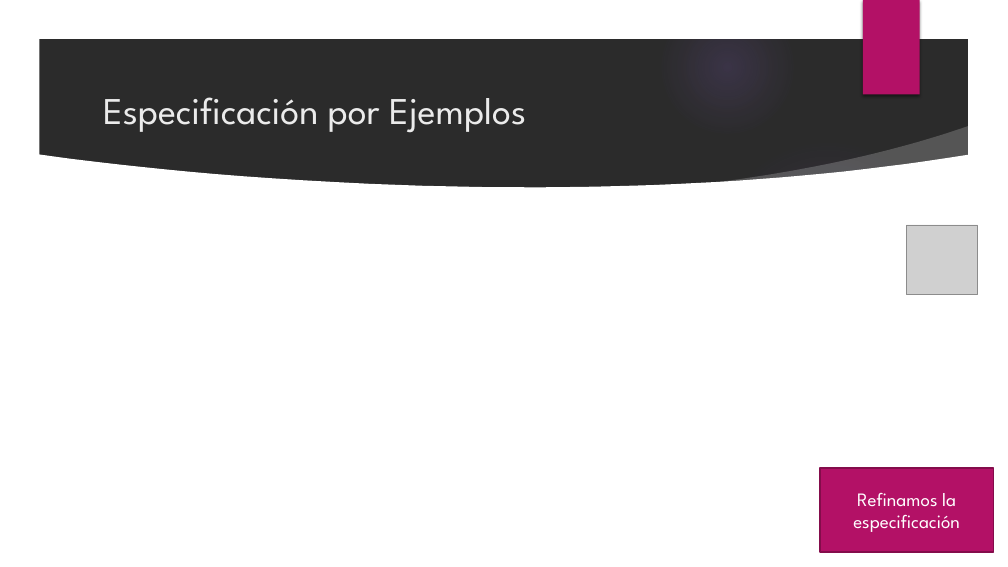
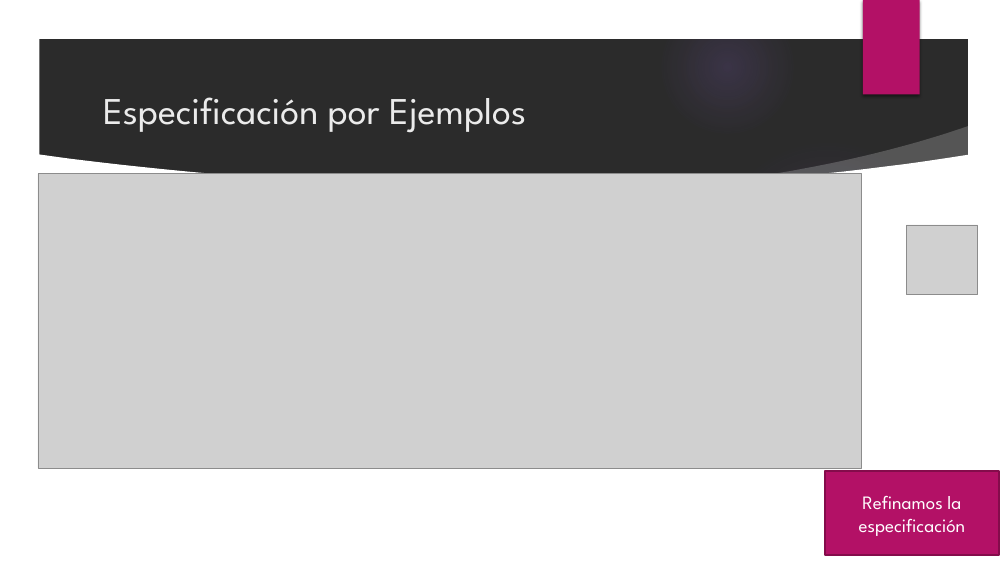
Before and after one commit to oscarcenteno/charla-especificacion-por-ejemplos, a slide deck: slide 12 of Especificacion por Ejemplos.pptx. Drawn at 1008x567 pixels with LibreOffice and Linux fonts; fonts in the diff are those of the drawing; grey boxes stand for pictures; background and template pictures are left out; a plain dark background stands for a picture behind light text. Boxes give left, top, right and bottom in pixels: in the first picture for what was removed or moved away, otherwise in the second. Text is boxed around its words. In the diff, an @@ line names an element or a change of style, - is before the commit and + after.

Commit message:
Agrego ejemplo refinado con multiples tipos de producto en la orden

```diff
--- a/Especificacion por Ejemplos.pptx
+++ b/Especificacion por Ejemplos.pptx
@@ picture added at [38,174,861,468] @@
@@ rectangle "Refinamos la especificación": place and size @@
-rectangle "Refinamos la especificación" at [820,468,994,552]
+rectangle "Refinamos la especificación" at [825,471,999,555]
```
Also in this commit, not shown: 4 other slides changed, 10 other files.
